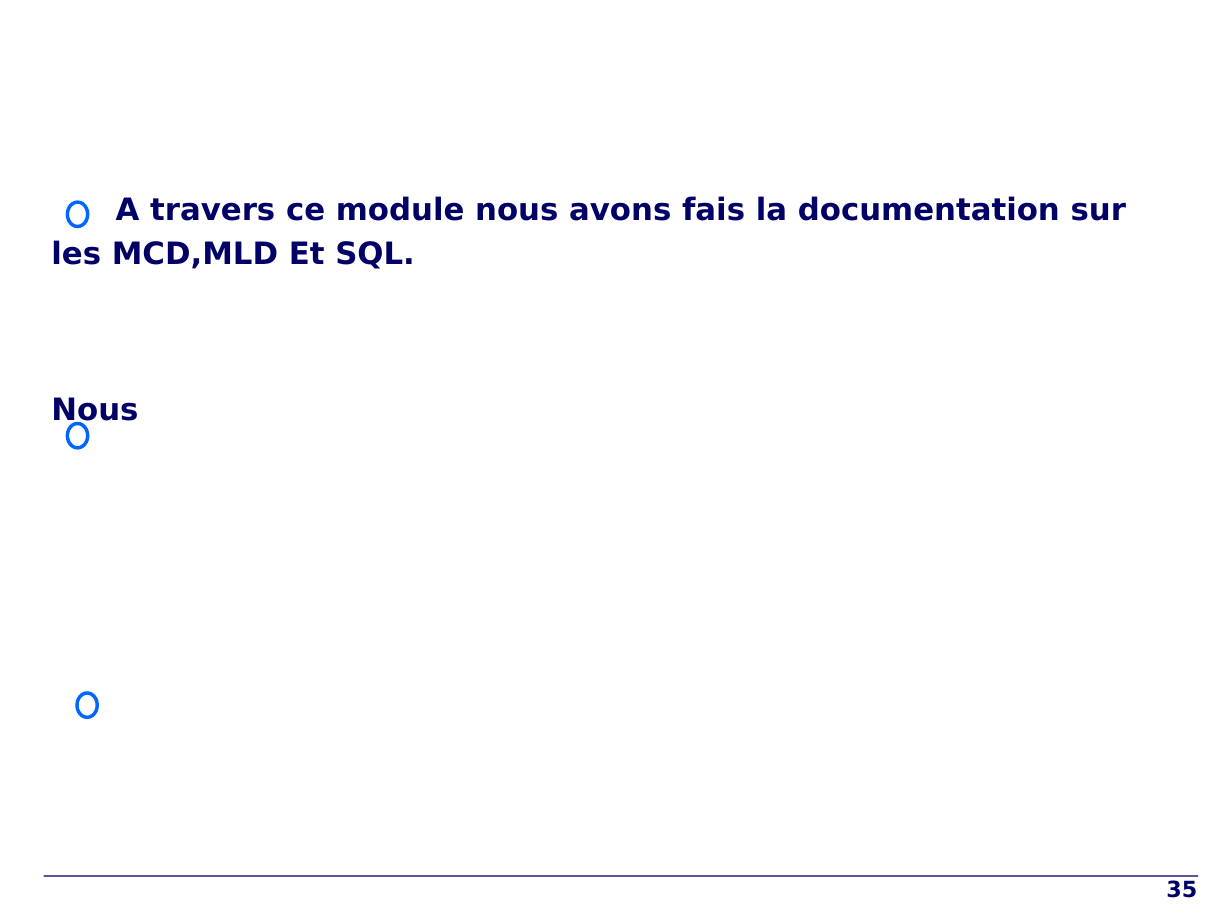
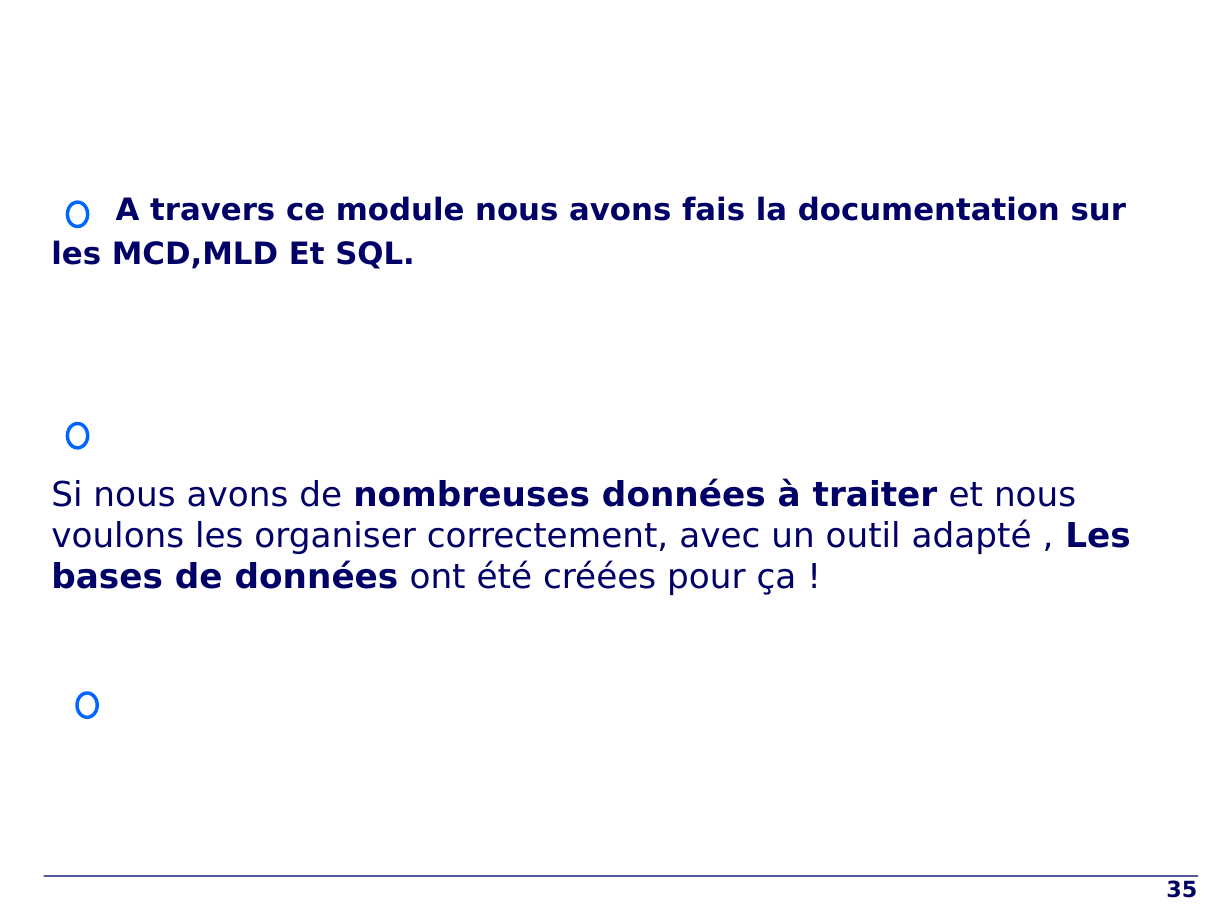
Before and after one commit to JeannePreira/Jeannette, a slide deck: slide 35 of moduleMCD_MRD_SQL.ppt. Drawn at 1232x924 pixels with LibreOffice and Linux fonts; fonts in the diff are those of the drawing; background and template pictures are left out. Boxes give left, top, right and bottom in pixels: in the first picture for what was removed or moved away, otherwise in the second. Text is boxed around its words. In the diff, an @@ line names an element or a change of style, - is before the commit and + after.

Commit message:
ProjetSA

```diff
--- a/moduleMCD_MRD_SQL.ppt
+++ b/moduleMCD_MRD_SQL.ppt
@@ text at (51, 479, 1130, 595): text changed; size 18 to 20 pt; bold off @@
-Nous
+Si nous avons de nombreuses données à traiter et nous voulons les organiser correctement, avec un outil adapté , Les bases de données ont été créées pour ça !
```
